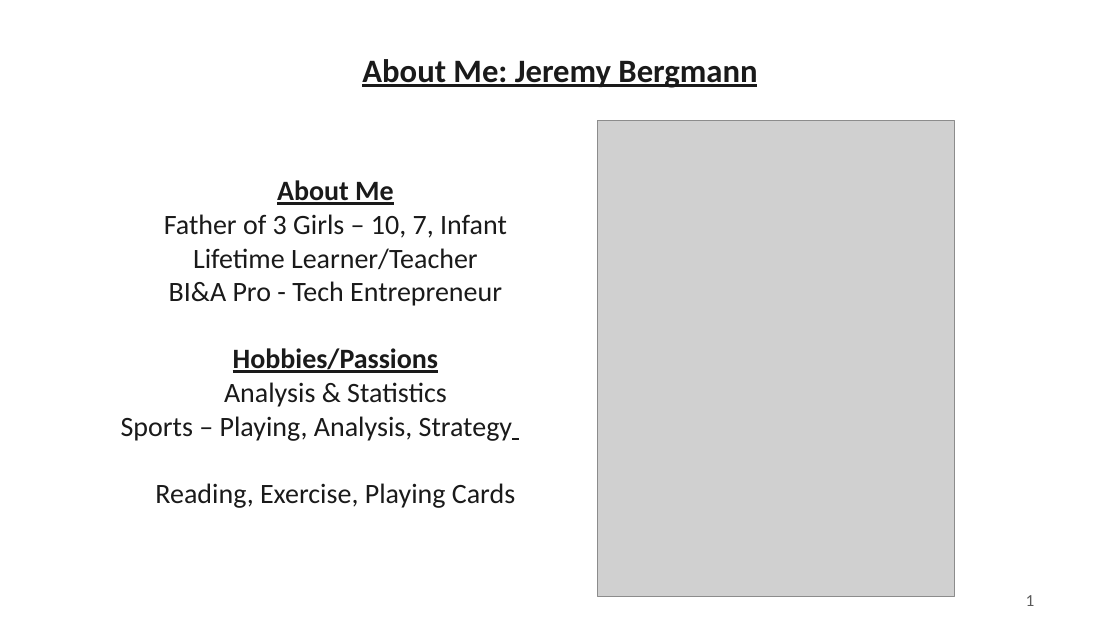
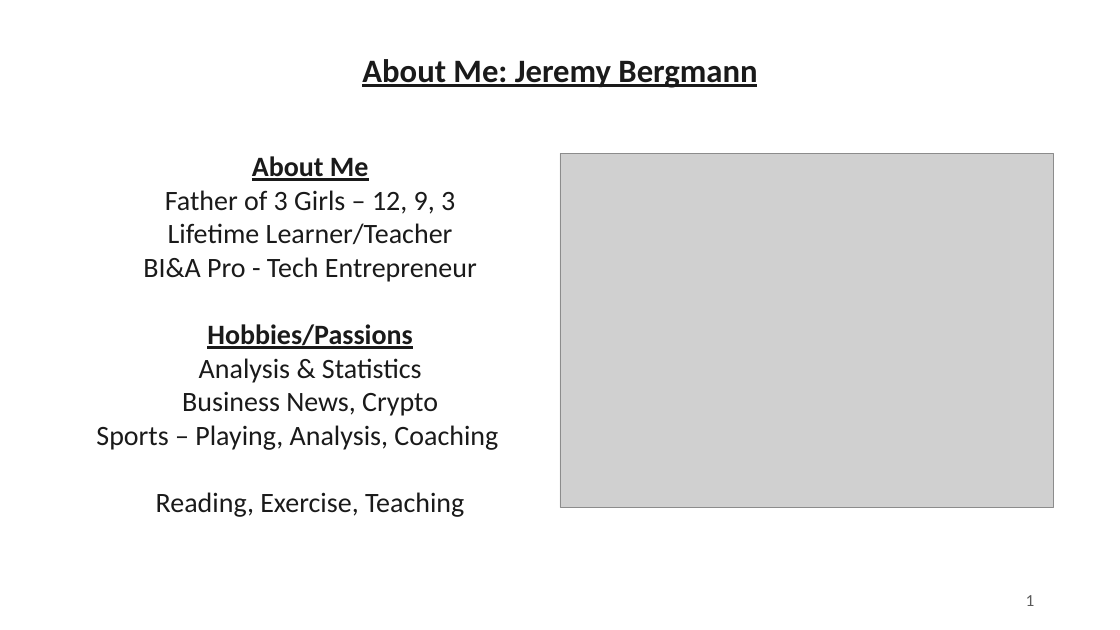
Before and after one commit to jbergmann56/OSDA-DataManipulationAndManagement, a slide deck: slide 1 of Instructor Profile - Jeremy Bergmann.pptx. Drawn at 1120x630 pixels with LibreOffice and Linux fonts; fonts in the diff are those of the drawing; grey boxes stand for pictures. Boxes give left, top, right and bottom in pixels: in the first picture for what was removed or moved away, otherwise in the second. Text is boxed around its words. In the diff, an @@ line names an element or a change of style, - is before the commit and + after.

```diff
--- a/Instructor Profile - Jeremy Bergmann.pptx
+++ b/Instructor Profile - Jeremy Bergmann.pptx
@@ text "About Me": place and size @@
-text "About Me" at [121,180,515,508]
+text "About Me" at [96,156,498,450]
@@ picture: place and size @@
-picture at [597,120,954,597]
+picture at [560,153,1054,507]
@@ text at [165,190,455,214]: text changed @@
-Father of 3 Girls – 10, 7, Infant
+Father of 3 Girls – 12, 9, 3
@@ text at [96,391,498,450]: text changed @@
-Sports – Playing, Analysis, Strategy
-Reading, Exercise, Playing Cards
+Business News, Crypto
+Sports – Playing, Analysis, Coaching
+Reading, Exercise, Teaching
```
Also in this commit, not shown: 1 other slide changed, 1 other file.
